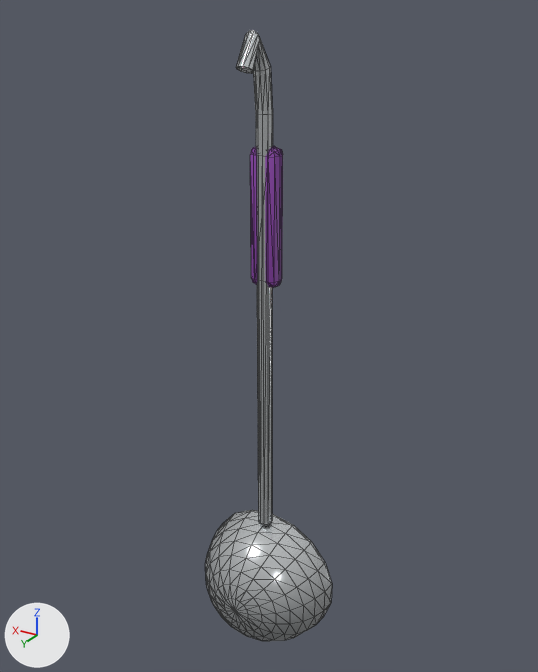
Two versions of the glTF model assets/models/fp-ladle-5.gltf, one commit apart.
Rendered twice from a 50 mm camera at (-0.187, 0.297, 0.022) aimed at (-0.001, -0.012, -0.133). Lighting does not change. The marker at lower left points along +X, +Y and +Z. The first picture is the older version. Mesh edges are drawn as thin lines. Vertices at exactly the same position are counted once.

Objects in the first picture: 'model'.
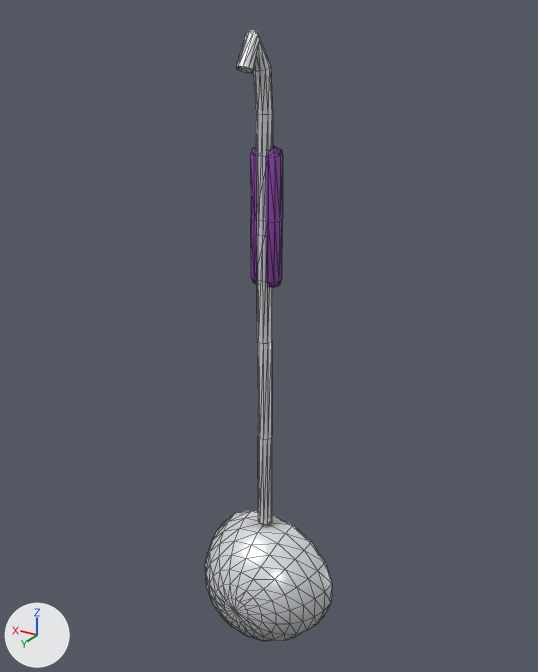
Pixel boxes [x1, y1, x2, y2] of what changed, in the pictures (538 x 672 px):
'model', recoloured, reshaped
    both: [205, 30, 332, 641]
part 1 of me_model, reshaped
    both: [250, 114, 283, 525]

Edits to the bpy script that builds the scene:
```text
Change mat_chrome:
    remove # nodes: BsdfPrincipled, OutputMaterial
    remove # colours: white #e3e7e9
    nodes: BsdfPrincipled, Mix, OutputMaterial, VertexColor
    colours: white #e6ebee, mixed with the vertex colours
Change mat_grip_5:
    where n0 = _N.new('ShaderNodeBsdfPrincipled'); n0.name = 'Principled BSDF'
    remove n0.inputs[0].default_value = (0.27, 0.0578, 0.418, 1.0)  # 'Base Color', purple #8e44ad
    add n2 = _N.new('ShaderNodeMix'); n2.name = 'Mix'
    add n2.data_type = 'RGBA'
    add n2.blend_type = 'MULTIPLY'
    add n2.inputs[0].default_value = 1.0  # 'Factor'
    add n2.inputs[7].default_value = (0.27, 0.0578, 0.418, 1.0)  # 'B', purple #8e44ad
    add n3 = _N.new('ShaderNodeVertexColor'); n3.name = 'Color Attribute'
    add _L.new(n2.outputs[2], n0.inputs[0])  # 'Result' to 'Base Color'
    add _L.new(n3.outputs[0], n2.inputs[6])  # 'Color' to 'A'
Change me_model:
    used by ob_model
    remove me_model.from_pydata(...)  # 462 vertices, 908 faces; spans x -0.041..0.041, y -0.02..0.023, z -0.333..0.016
    add me_model.from_pydata(...)  # 504 vertices, 992 faces; spans x -0.041..0.041, y -0.02..0.023, z -0.333..0.016
    me_model part 1
    44 faces are deleted
    12 new vertices lie (0.0, 0.0, 0.031) away from vertices in x -0.008..0.008, y -0.017..-0.007, z -0.101
    6 new vertices lie (0.0, 0.0, 0.058) away from vertices in x -0.004..0.004, y -0.014..-0.01, z -0.25
    10 new vertices lie (0.0, 0.0, 0.057) away from vertices in x -0.004..0.004, y -0.014..-0.006, z -0.25..-0.192
    9 new vertices lie (0.0, 0.0, 0.058) away from vertices in x -0.004..0.003, y -0.014..-0.006, z -0.193..-0.135
    5 new vertices lie (0.0, 0.0, -0.058) away from vertices in x -0.003..0.004, y -0.01..-0.006, z -0.02
    80 new faces join them, mat_chrome
    48 new faces join them, mat_grip_5
```
